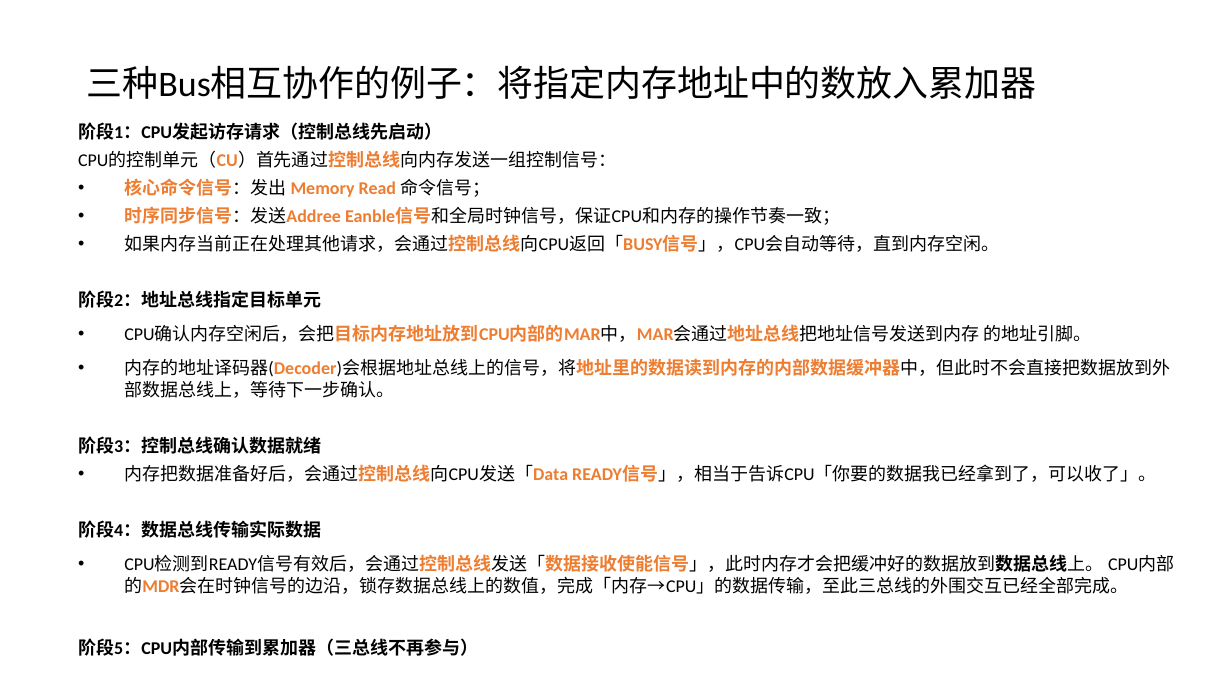
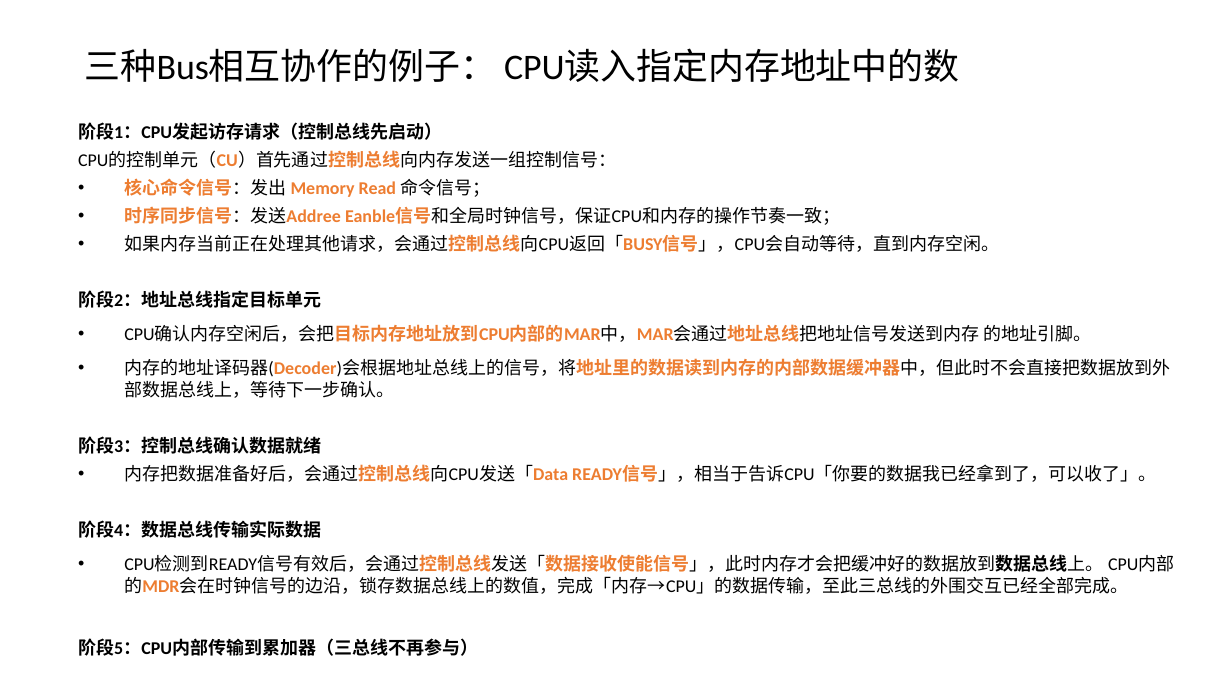
Before and after one commit to vcboy1/Leeds, a slide deck: slide 15 of 26fall/1860/Lecture/Week1.6/Lec_1.6.1_Architecture_and_Instruction_Sets.pptx. Drawn at 1232x693 pixels with LibreOffice and Linux fonts; fonts in the diff are those of the drawing. Boxes give left, top, right and bottom in pixels: in the first picture for what was removed or moved away, otherwise in the second. Text is boxed around its words. In the diff, an @@ line names an element or a change of style, - is before the commit and + after.

```diff
--- a/26fall/1860/Lecture/Week1.6/Lec_1.6.1_Architecture_and_Instruction_Sets.pptx
+++ b/26fall/1860/Lecture/Week1.6/Lec_1.6.1_Architecture_and_Instruction_Sets.pptx
@@ text at (x1=85, y1=48, x2=959, y2=82): text changed @@
-三种Bus相互协作的例子：将指定内存地址中的数放入累加器
+三种Bus相互协作的例子： CPU读入指定内存地址中的数
```
Also in this commit, not shown: 7 other slides changed, 1 slide added, 1 slide removed, 4 other files.
